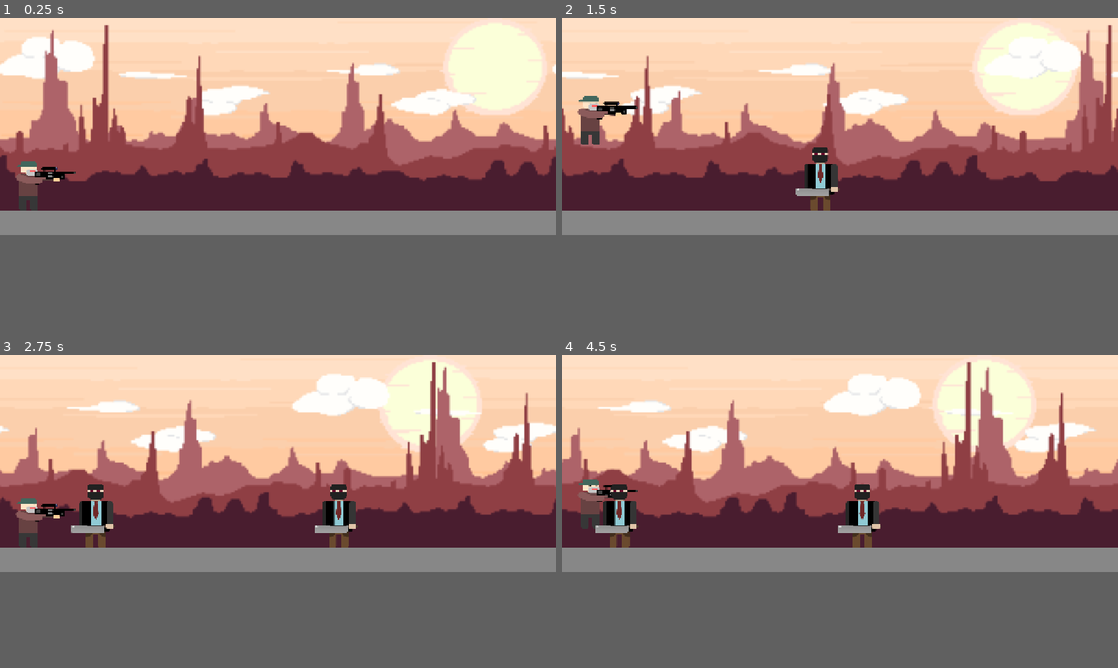
Above: before the commit, frames 1-4 (two rows, left to right).
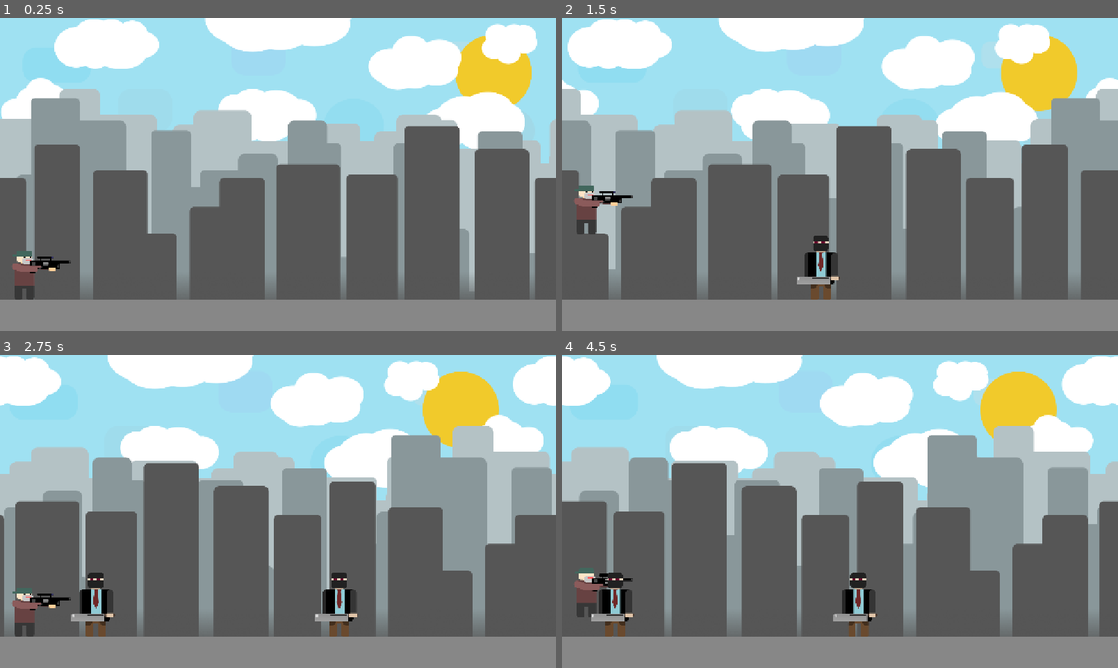
Above: after the commit, the same moments.

Repository: Gafum/against-order
Game: Godot game, scene res://Scripts/Scenes/Gameplay/gameplay.tscn
Two runs of this game, one before a commit and one after it. Both use one fixed random seed, a clock stepped at 60 frames per second and the inputs below. Before the commit the project starts from res://Game/Scenes/Gameplay/gameplay.tscn.
Inputs (mouse positions are in pixels of both pictures, inside the frame that each line leads up to):
- Up to frame 1 (0.25 s): no input
- Up to frame 2 (1.5 s): tap Enter at 0.5 s; move the mouse to (962, 115) at 0.52 s; click (962, 115) at 0.67 s; tap Space at 0.77 s; move the mouse to (728, 136) at 1.27 s; click (728, 136) at 1.42 s
- Up to frame 3 (2.75 s): tap Space at 1.52 s; move the mouse to (333, 414) at 2.02 s; click (333, 414) at 2.17 s
- Up to frame 4 (4.5 s): move the mouse to (812, 508) at 2.77 s; click (812, 508) at 2.92 s; tap Space at 3.02, 3.77 s; move the mouse to (1006, 495) at 3.52 s; click (1006, 495) at 3.67 s; move the mouse to (673, 430) at 4.27 s; click (673, 430) at 4.42 s
In our replay, the window is 800x312 before the commit and 800x450 after it. These sizes can differ from the game's own. Grey fills any space a smaller window leaves; there, only what the larger window draws over its background counts as a difference.

The runs differ from the first frame. In frame 1, 80% of the frame differs, in the area x 0-100%, y 0-100%; in frame 2, 81%; in frame 3, 81%; in frame 4, 80%.

Commit message:
added parallax and fixed some bugs

Diff:
--- a/Game/Environment/MainParallaxBackgroung/main_parallax_background.tscn
+++ /dev/null
@@ -1,64 +0,0 @@
-[gd_scene load_steps=7 format=3 uid="uid://2virpwroqmfv"]
-
-[ext_resource type="Texture2D" uid="uid://dtyqrofgngqob" path="res://assets/Background/Parallax/Layer1.png" id="1_qj7d7"]
-[ext_resource type="Texture2D" uid="uid://d4lqa5gmap67h" path="res://assets/Background/Parallax/Layer2.png" id="2_l4wdl"]
-[ext_resource type="Texture2D" uid="uid://bs13tmlineese" path="res://assets/Background/Parallax/Layer3.png" id="3_yqtab"]
-[ext_resource type="Texture2D" uid="uid://bjf2wmlkgummd" path="res://assets/Background/Parallax/Layer4.png" id="4_srkkf"]
-[ext_resource type="Texture2D" uid="uid://nytmydb02xlx" path="res://assets/Background/Parallax/Layer5.png" id="5_lowkf"]
-[ext_resource type="Texture2D" uid="uid://b65oxgv6eviov" path="res://assets/Background/Parallax/Layer6.png" id="6_ojdc2"]
-
-[node name="MainParallaxBackground" type="ParallaxBackground"]
-
-[node name="Layer1" type="ParallaxLayer" parent="."]
-motion_scale = Vector2(0.3, 1)
-motion_mirroring = Vector2(1280, 0)
-
-[node name="Sprite" type="Sprite2D" parent="Layer1"]
-scale = Vector2(4, 4)
-texture = ExtResource("1_qj7d7")
-centered = false
-
-[node name="Layer2" type="ParallaxLayer" parent="."]
-motion_scale = Vector2(0.2, 1)
-motion_mirroring = Vector2(1280, 0)
-
-[node name="Sprite" type="Sprite2D" parent="Layer2"]
-scale = Vector2(4, 4)
-texture = ExtResource("2_l4wdl")
-centered = false
-
-[node name="Layer3" type="ParallaxLayer" parent="."]
-motion_scale = Vector2(0.8, 1)
-motion_mirroring = Vector2(1280, 0)
-
-[node name="Sprite" type="Sprite2D" parent="Layer3"]
-scale = Vector2(4, 4)
-texture = ExtResource("3_yqtab")
-centered = false
-
-[node name="Layer4" type="ParallaxLayer" parent="."]
-motion_scale = Vector2(0.5, 1)
-motion_mirroring = Vector2(1280, 0)
-
-[node name="Sprite" type="Sprite2D" parent="Layer4"]
-scale = Vector2(4, 4)
-texture = ExtResource("4_srkkf")
-centered = false
-
-[node name="Layer5" type="ParallaxLayer" parent="."]
-motion_scale = Vector2(0.7, 1)
-motion_mirroring = Vector2(1280, 0)
-
-[node name="Sprite" type="Sprite2D" parent="Layer5"]
-scale = Vector2(4, 4)
-texture = ExtResource("5_lowkf")
-centered = false
-
-[node name="Layer6" type="ParallaxLayer" parent="."]
-motion_scale = Vector2(0.9, 1)
-motion_mirroring = Vector2(1280, 0)
-
-[node name="Sprite" type="Sprite2D" parent="Layer6"]
-scale = Vector2(4, 4)
-texture = ExtResource("6_ojdc2")
-centered = false
--- a/Game/Scenes/Gameplay/gameplay.tscn
+++ /dev/null
@@ -1,23 +0,0 @@
-[gd_scene load_steps=5 format=3 uid="uid://uhggkkl8v0fn"]
-
-[ext_resource type="PackedScene" uid="uid://2virpwroqmfv" path="res://Game/Environment/MainParallaxBackgroung/main_parallax_background.tscn" id="1_5lja5"]
-[ext_resource type="Script" uid="uid://b1134d1r0wiwq" path="res://Game/Scenes/Gameplay/gameplay.gd" id="1_vf3l0"]
-[ext_resource type="PackedScene" uid="uid://do8f5msxpoylu" path="res://Game/Environment/Objects/Floor/floor.tscn" id="2_nr0xe"]
-[ext_resource type="PackedScene" uid="uid://c2o1mm0e8uchg" path="res://Game/Characters/Player/player.tscn" id="3_vf3l0"]
-
-[node name="Gameplay" type="Node2D"]
-script = ExtResource("1_vf3l0")
-
-[node name="MainParallaxBackground" parent="." instance=ExtResource("1_5lja5")]
-
-[node name="Player" parent="." instance=ExtResource("3_vf3l0")]
-position = Vector2(63, 444)
-scale = Vector2(0.5, 0.5)
-
-[node name="Floor" parent="." instance=ExtResource("2_nr0xe")]
-position = Vector2(65, 480)
-scale = Vector2(18.079998, 3.6000001)
-follow_target_path = NodePath("../Player")
-
-[node name="Camera2D" type="Camera2D" parent="Floor"]
-position = Vector2(31.803102, -63.888885)
--- a/Game/Characters/Player/player.gd
+++ b/Scripts/Characters/Player/player.gd
@@ -20,7 +20,7 @@
 func _input(event):
 	## Handle jump (Left side tap).
 	if (event is InputEventMouseButton and event.button_index == MOUSE_BUTTON_LEFT and event.pressed) :
-		if(event.position.x < get_viewport().size.x/2):
+		if(event.position.x < get_viewport().get_visible_rect().size.x/2):
 			jump()
 
 	## Handle jump (Space).
--- a/Game/Characters/Player/player.tscn
+++ b/Scripts/Characters/Player/player.tscn
@@ -1,6 +1,6 @@
 [gd_scene load_steps=5 format=3 uid="uid://c2o1mm0e8uchg"]
 
-[ext_resource type="Script" uid="uid://bccs8y2xh3jhd" path="res://Game/Characters/Player/player.gd" id="1_3mluk"]
+[ext_resource type="Script" uid="uid://bccs8y2xh3jhd" path="res://Scripts/Characters/Player/player.gd" id="1_3mluk"]
 [ext_resource type="Texture2D" uid="uid://ckdu8idbb4ydi" path="res://assets/Characters/Protagonist/Protagonist1/Protagonist1.png" id="2_3mluk"]
 
 [sub_resource type="RectangleShape2D" id="RectangleShape2D_3mluk"]
--- /dev/null
+++ b/Scripts/Characters/Villain/villain.gd
@@ -0,0 +1,5 @@
+extends CharacterBody2D
+
+
+func _on_visible_on_screen_enabler_2d_screen_exited() -> void:
+	queue_free()
--- a/Game/Characters/Villain/villain.tscn
+++ b/Scripts/Characters/Villain/villain.tscn
@@ -1,6 +1,7 @@
-[gd_scene load_steps=4 format=3 uid="uid://w6usrcsjfmct"]
+[gd_scene load_steps=5 format=3 uid="uid://w6usrcsjfmct"]
 
 [ext_resource type="Texture2D" uid="uid://b72mot4b071dm" path="res://assets/Characters/Villains/Villain1/Villain1.png" id="1_6eemx"]
+[ext_resource type="Script" uid="uid://cuv8c73u21p4l" path="res://Scripts/Characters/Villain/villain.gd" id="1_6g16p"]
 
 [sub_resource type="CapsuleShape2D" id="CapsuleShape2D_6eemx"]
 radius = 79.0
@@ -18,6 +19,7 @@
 }]
 
 [node name="Villain" type="CharacterBody2D"]
+script = ExtResource("1_6g16p")
 
 [node name="CollisionShape2D" type="CollisionShape2D" parent="."]
 position = Vector2(0, -146)
@@ -27,3 +29,7 @@
 position = Vector2(-12, -148)
 sprite_frames = SubResource("SpriteFrames_x8ouv")
 animation = &"Idle"
+
+[node name="VisibleOnScreenEnabler2D" type="VisibleOnScreenEnabler2D" parent="."]
+
+[connection signal="screen_exited" from="VisibleOnScreenEnabler2D" to="." method="_on_visible_on_screen_enabler_2d_screen_exited"]
--- /dev/null
+++ b/Scripts/Environment/MainParallaxBackgroung/main_parallax_background.gd
@@ -0,0 +1,21 @@
+extends ParallaxBackground
+
+const BASE_WIDTH := 1280.0
+
+func _ready() -> void:
+	update_background_scale()
+	get_tree().root.size_changed.connect(_on_viewport_size_changed)
+
+func _on_viewport_size_changed() -> void:
+	update_background_scale()
+
+func update_background_scale() -> void:
+	var viewport_width = get_viewport().get_visible_rect().size.x
+	var scale_factor = viewport_width / BASE_WIDTH
+	self.scroll_base_scale.x = 1/scale_factor
+	self.scale.x = scale_factor
+	print(scale_factor)
+	if(scale_factor<1.3):
+		self.scale.y = scale_factor
+	else:
+		self.scale.y = 1.1
--- /dev/null
+++ b/Scripts/Environment/MainParallaxBackgroung/main_parallax_background.tscn
@@ -0,0 +1,60 @@
+[gd_scene load_steps=8 format=3 uid="uid://2virpwroqmfv"]
+
+[ext_resource type="Texture2D" uid="uid://bjqdmyxws6jn5" path="res://assets/Background/Parallax/BackLayer.png" id="1_j4k5g"]
+[ext_resource type="Texture2D" uid="uid://chml4wyxh102m" path="res://assets/Background/Parallax/sunLayer.png" id="1_jt1ld"]
+[ext_resource type="Texture2D" uid="uid://dwa2w1stgjec2" path="res://assets/Background/Parallax/Layer1.png" id="1_qj7d7"]
+[ext_resource type="Script" uid="uid://clhvhwkgvtkm" path="res://Scripts/Environment/MainParallaxBackgroung/main_parallax_background.gd" id="1_u2bj0"]
+[ext_resource type="Texture2D" uid="uid://lebsb7jyepnf" path="res://assets/Background/Parallax/Layer2.png" id="2_l4wdl"]
+[ext_resource type="Texture2D" uid="uid://dvigpm14hvxx3" path="res://assets/Background/Parallax/CloudLayer.png" id="2_u2bj0"]
+[ext_resource type="Texture2D" uid="uid://d0086u8ldlbkr" path="res://assets/Background/Parallax/Layer0.png" id="4_jt1ld"]
+
+[node name="MainParallaxBackground" type="ParallaxBackground"]
+script = ExtResource("1_u2bj0")
+
+[node name="Layer0" type="ParallaxLayer" parent="."]
+motion_scale = Vector2(0.04, 1)
+motion_mirroring = Vector2(1280, 0)
+
+[node name="Sprite" type="Sprite2D" parent="Layer0"]
+texture = ExtResource("1_j4k5g")
+centered = false
+
+[node name="Layer1" type="ParallaxLayer" parent="."]
+motion_scale = Vector2(0.1, 1)
+motion_mirroring = Vector2(1280, 0)
+
+[node name="Sprite" type="Sprite2D" parent="Layer1"]
+texture = ExtResource("1_jt1ld")
+centered = false
+
+[node name="Layer2" type="ParallaxLayer" parent="."]
+motion_scale = Vector2(0.3, 1)
+motion_mirroring = Vector2(1280, 0)
+
+[node name="Sprite" type="Sprite2D" parent="Layer2"]
+texture = ExtResource("2_u2bj0")
+centered = false
+
+[node name="Layer3" type="ParallaxLayer" parent="."]
+motion_scale = Vector2(0.5, 1)
+motion_mirroring = Vector2(1280, 0)
+
+[node name="Sprite" type="Sprite2D" parent="Layer3"]
+texture = ExtResource("4_jt1ld")
+centered = false
+
+[node name="Layer4" type="ParallaxLayer" parent="."]
+motion_scale = Vector2(0.6, 1)
+motion_mirroring = Vector2(1280, 0)
+
+[node name="Sprite" type="Sprite2D" parent="Layer4"]
+texture = ExtResource("1_qj7d7")
+centered = false
+
+[node name="Layer5" type="ParallaxLayer" parent="."]
+motion_scale = Vector2(0.8, 1)
+motion_mirroring = Vector2(1280, 0)
+
+[node name="Sprite" type="Sprite2D" parent="Layer5"]
+texture = ExtResource("2_l4wdl")
+centered = false
--- a/Game/Environment/Objects/Floor/floor.tscn
+++ b/Scripts/Environment/Objects/Floor/floor.tscn
@@ -1,6 +1,6 @@
 [gd_scene load_steps=3 format=3 uid="uid://do8f5msxpoylu"]
 
-[ext_resource type="Script" uid="uid://ci216kt2vvodp" path="res://Game/Environment/Objects/Floor/floor.gd" id="1_gyst3"]
+[ext_resource type="Script" uid="uid://ci216kt2vvodp" path="res://Scripts/Environment/Objects/Floor/floor.gd" id="1_gyst3"]
 
 [sub_resource type="RectangleShape2D" id="RectangleShape2D_fly5v"]
 size = Vector2(83, 20)
--- /dev/null
+++ b/Scripts/Global/Global.gd
@@ -0,0 +1 @@
+extends Node
--- a/Game/Scenes/Gameplay/gameplay.gd
+++ b/Scripts/Scenes/Gameplay/gameplay.gd
@@ -1,11 +1,11 @@
 extends Node2D
 
-const VILLAIN_Y := 444
+const VILLAIN_Y := 648
 const VILLAIN_ADD_X := 40
 
 #Villain List
 var villains := [
-	preload("res://Game/Characters/Villain/villain.tscn"),
+	preload("res://Scripts/Characters/Villain/villain.tscn"),
 ]
 
 var next_villain_x_position: float = 200.0
@@ -23,6 +23,7 @@
 
 	if(villains[0]):
 		var new_villain:CharacterBody2D = villains[0].instantiate()
+		new_villain.name = "VILLAIN"+ str(Time.get_ticks_msec())
 		new_villain.global_position = Vector2($Player.global_position.x+next_villain_position, VILLAIN_Y)
 		new_villain.scale = Vector2(0.5, 0.5)
 		add_child(new_villain)
--- /dev/null
+++ b/Scripts/Scenes/Gameplay/gameplay.tscn
@@ -0,0 +1,23 @@
+[gd_scene load_steps=5 format=3 uid="uid://uhggkkl8v0fn"]
+
+[ext_resource type="PackedScene" uid="uid://2virpwroqmfv" path="res://Scripts/Environment/MainParallaxBackgroung/main_parallax_background.tscn" id="1_5lja5"]
+[ext_resource type="Script" uid="uid://b1134d1r0wiwq" path="res://Scripts/Scenes/Gameplay/gameplay.gd" id="1_vf3l0"]
+[ext_resource type="PackedScene" uid="uid://do8f5msxpoylu" path="res://Scripts/Environment/Objects/Floor/floor.tscn" id="2_nr0xe"]
+[ext_resource type="PackedScene" uid="uid://c2o1mm0e8uchg" path="res://Scripts/Characters/Player/player.tscn" id="3_vf3l0"]
+
+[node name="Gameplay" type="Node2D"]
+script = ExtResource("1_vf3l0")
+
+[node name="MainParallaxBackground" parent="." instance=ExtResource("1_5lja5")]
+
+[node name="Player" parent="." instance=ExtResource("3_vf3l0")]
+position = Vector2(53, 648)
+scale = Vector2(0.5, 0.5)
+
+[node name="Floor" parent="." instance=ExtResource("2_nr0xe")]
+position = Vector2(55.999996, 684)
+scale = Vector2(18.079998, 3.6000001)
+follow_target_path = NodePath("../Player")
+
+[node name="Camera2D" type="Camera2D" parent="Floor"]
+position = Vector2(32.300888, -90)
--- a/icon.svg
+++ b/icon.svg
@@ -1 +1,8 @@
-<svg xmlns="http://www.w3.org/2000/svg" width="128" height="128"><rect width="124" height="124" x="2" y="2" fill="#363d52" stroke="#212532" stroke-width="4" rx="14"/><g fill="#fff" transform="translate(12.322 12.322)scale(.101)"><path d="M105 673v33q407 354 814 0v-33z"/><path fill="#478cbf" d="m105 673 152 14q12 1 15 14l4 67 132 10 8-61q2-11 15-15h162q13 4 15 15l8 61 132-10 4-67q3-13 15-14l152-14V427q30-39 56-81-35-59-83-108-43 20-82 47-40-37-88-64 7-51 8-102-59-28-123-42-26 43-46 89-49-7-98 0-20-46-46-89-64 14-123 42 1 51 8 102-48 27-88 64-39-27-82-47-48 49-83 108 26 42 56 81zm0 33v39c0 276 813 276 814 0v-39l-134 12-5 69q-2 10-14 13l-162 11q-12 0-16-11l-10-65H446l-10 65q-4 11-16 11l-162-11q-12-3-14-13l-5-69z"/><path d="M483 600c0 34 58 34 58 0v-86c0-34-58-34-58 0z"/><circle cx="725" cy="526" r="90"/><circle cx="299" cy="526" r="90"/></g><g fill="#414042" transform="translate(12.322 12.322)scale(.101)"><circle cx="307" cy="532" r="60"/><circle cx="717" cy="532" r="60"/></g></svg>
+<svg width="296" height="289" viewBox="0 0 296 289" fill="none" xmlns="http://www.w3.org/2000/svg">
+<rect width="296" height="288.211" rx="59.7193" fill="#225560"/>
+<rect x="70.1052" y="67.4039" width="154.74" height="154.74" rx="18.1754" fill="#EDDDD4"/>
+<rect x="121.685" y="139.616" width="74.7912" height="72.2122" rx="10.386" fill="#270F0C"/>
+<rect x="129.423" y="152.511" width="59.3172" height="23.2111" rx="10.386" fill="#EDDDD4"/>
+<path d="M70.1052 70.1053C70.1052 60.0672 78.2426 51.9298 88.2807 51.9298H206.67C216.708 51.9298 224.846 60.0672 224.846 70.1052V124.142H70.1052V70.1053Z" fill="#C44536"/>
+<path d="M147.475 100.931H260.881C266.617 100.931 271.267 105.581 271.267 111.317V113.756C271.267 119.492 266.617 124.142 260.881 124.142H147.475V100.931Z" fill="#C44536"/>
+</svg>
--- a/project.godot
+++ b/project.godot
@@ -14,12 +14,13 @@
 run/main_scene="uid://uhggkkl8v0fn"
 config/features=PackedStringArray("4.5", "GL Compatibility")
 boot_splash/bg_color=Color(0.26863742, 0.66072106, 0.5134275, 1)
-config/icon="res://icon.svg"
+boot_splash/image="uid://b121ur6g2ijsp"
+boot_splash/size/viewport_height=500
 
 [display]
 
 window/size/viewport_width=1280
-window/size/viewport_height=500
+window/size/viewport_height=720
 window/stretch/mode="canvas_items"
 window/stretch/aspect="keep_height"
 
Renamed: Game/Characters/Player/player.gd.uid -> Scripts/Characters/Player/player.gd.uid
Not shown, added: Scripts/Characters/Villain/villain.gd.uid
Not shown, added: Scripts/Environment/MainParallaxBackgroung/main_parallax_background.gd.uid
Renamed: Game/Environment/Objects/Floor/floor.gd -> Scripts/Environment/Objects/Floor/floor.gd
Renamed: Game/Environment/Objects/Floor/floor.gd.uid -> Scripts/Environment/Objects/Floor/floor.gd.uid
Not shown, added: Scripts/Global/Global.gd.uid
Renamed: Game/Scenes/Gameplay/gameplay.gd.uid -> Scripts/Scenes/Gameplay/gameplay.gd.uid
Binary file added: assets/Background/Parallax/BackLayer.png
Not shown, changed: assets/Background/Parallax/BackLayer.png.import
Binary file added: assets/Background/Parallax/CloudLayer.png
Not shown, changed: assets/Background/Parallax/CloudLayer.png.import
Binary file added: assets/Background/Parallax/Layer0.png
(and 12 more such lines)
